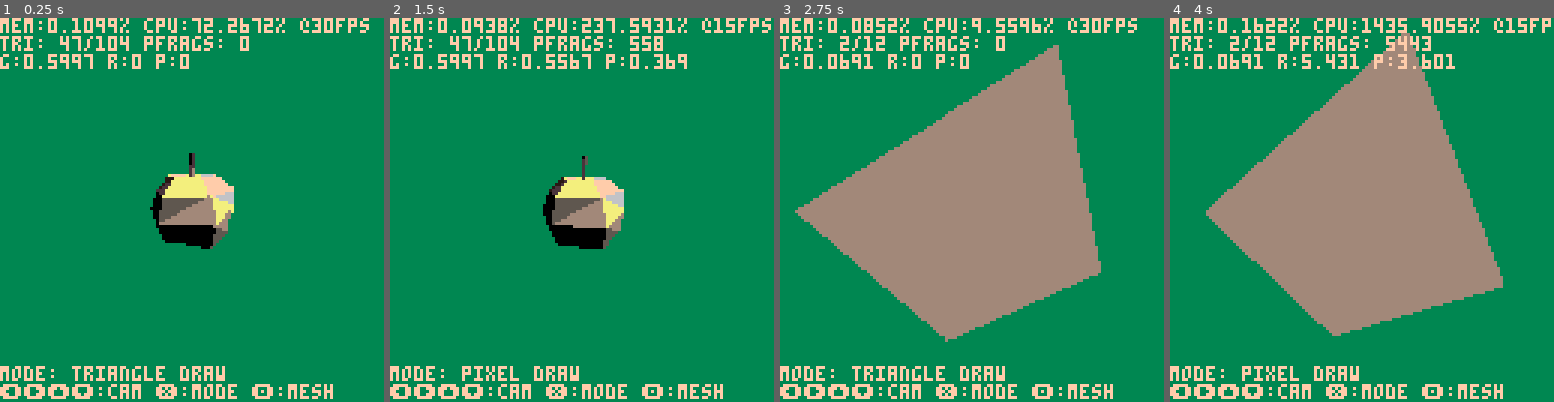
Above: before the commit, frames 1-4 (left to right).
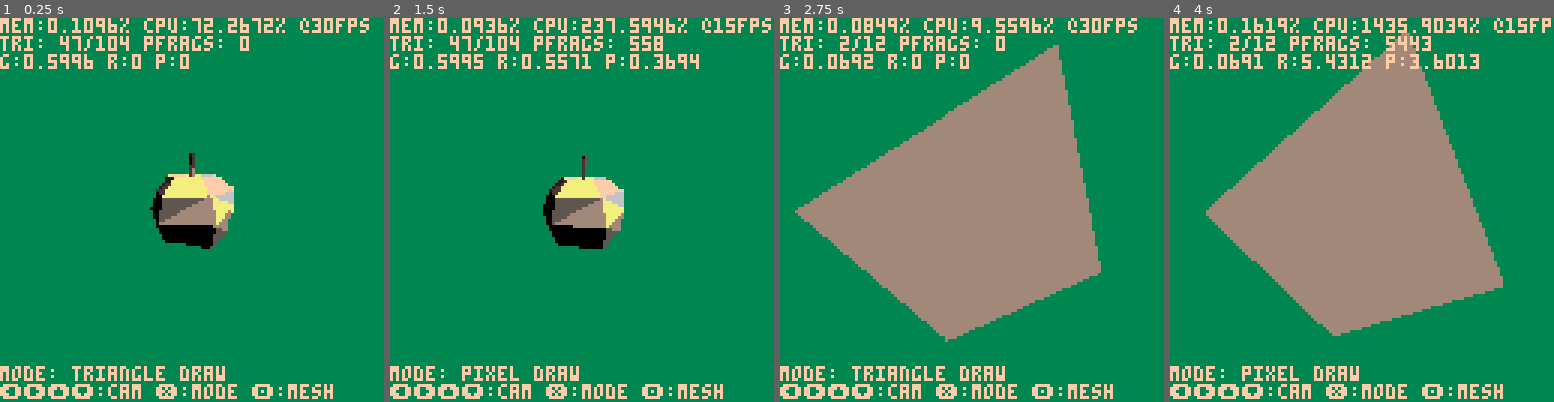
Above: after the commit, the same moments.

Repository: sthilaid/pico-8-carts
Game: PICO-8 cartridge cube.p8
The game is run twice, just before and just after one commit, with the same random seed, the same clock (stepped at 60 frames per second) and the same inputs.
Inputs:
- Up to frame 1 (0.25 s): no input
- Up to frame 2 (1.5 s): tap X (X key) at 0.33, 1.07 s; tap O (Z key) at 0.7 s
- Up to frame 3 (2.75 s): hold Right 1.6-2.1 s; tap O (Z key) at 1.7, 2.1, 2.5 s; tap X (X key) at 1.85 s; hold Up 2.15-2.42 s; hold Right from 2.47 s (still down)
- Up to frame 4 (4 s): tap O (Z key) at 2.9, 3.3, 3.7 s; tap X (X key) at 2.97 s; release Right at 3.03 s; hold Left 3.08-3.58 s; hold Down 3.63-3.97 s

The runs differ from the first frame. In frame 1, less than 0.1% of the frame differs, in the area x 21-31%, y 0-14%; in frame 2, 0.3%; in frame 3, 0.1%; in frame 4, 0.7%, in the area x 25-81%, y 0-14%.

Commit message:
renamed global variables

Diff:
--- a/cube.p8
+++ b/cube.p8
@@ -6,93 +6,90 @@
 
 -->8
 -- data and global vars
-_pal={0,128,133,5,134,6,135,15,7,3}
-white_shades={0,1,2,3,4,5,6,7,8} -- color indices for light shading from lighting 0->1
-bg_color=9
-interpolateTriangles = false
-performBackfaceCulling = true
-renderMode = 2 -- 0: pixel draw 1: wire mesh 2: triangle draw
-zbuff = {}
-triangles = {}
+g_pal={0,128,133,5,134,6,135,15,7,3}
+g_whiteShades={0,1,2,3,4,5,6,7,8} -- color indices for light shading from lighting 0->1
+g_bgcolor=9
+g_interpolateTriangles = false
+g_performBackfaceCulling = true
+g_renderMode = 2 -- 0: pixel draw 1: wire mesh 2: triangle draw
 
 -- runtime globals
-camera=false
-cube=false
-apple=false
-l1=false
-objects={}
-lights={}
-cubeRotMat=0
-screenMat = 0
-campitch=0
-camyaw=0
-camlen=3
+g_objects={}
+g_lights={}
+g_zbuff = {}
+g_triangles = {}
+g_camera=false
+g_cube=false
+g_apple=false
+g_dirLight=false
+g_cubeRotMat=0
+g_screenMat = 0
+g_campitch=0
+g_camyaw=0
+g_camlen=3
 
 -- runtime debug
-triCount = 0
-totalTriCount = 0
-pixelFragCount = 0
-updateDT=0
-renderStartDT=0
-renderEndDT=0
-geometryDT=0
-rasterDT=0
-pixelDT=0
+g_triCount = 0
+g_totalTriCount = 0
+g_pixelFragCount = 0
+g_renderStartDT=0
+g_renderEndDT=0
+g_geometryDT=0
+g_rasterDT=0
+g_pixelDT=0
 
 -------------------------------------------------------------------------------
 -->8
 -- flow
 
 function _init()
-   camera = makecam(campitch,camyaw,camlen)
-
-   cube = object(mmult(transmatrix(vpoint(0,0,0)), rotmatrix(0.1,0.1,0)), cubemesh())
-   cube.isVisible = false
-   add(objects, cube)
-
-   apple = object(rotmatrix(0.05,0.1,0), appleMesh())
-   add(objects, apple)
+   g_camera = makecam(g_campitch,g_camyaw,g_camlen)
+
+   g_cube = object(mmult(transmatrix(vpoint(0,0,0)), rotmatrix(0.1,0.1,0)), cubemesh())
+   g_cube.isVisible = false
+   add(g_objects, g_cube)
+
+   g_apple = object(rotmatrix(0.05,0.1,0), appleMesh())
+   add(g_objects, g_apple)
 
    -- room = object(mmult(transmatrix(vpoint(0,0,0)), rotmatrix(0,0,0)), roommesh())
-   -- add(objects, room)
+   -- add(g_objects, room)
    -- local rabbit = object(matrix(), rabbitMesh())
-   -- add(objects, rabbit)
-
-   l1 = dirlight(vnormalize(vdir(-0.75,1,0)), 0.0)
-   add(lights, l1)
-
-   cubeRotMat= rotmatrix(0.25/30, 0.1/30, 0.15/30)
-   screenMat = mmult(transmatrix(vpoint(64, 64, 0.5)), scalematrix(64, 64, 0.5))
+   -- add(g_objects, rabbit)
+
+   g_dirLight = dirlight(vnormalize(vdir(-0.75,1,0)), 0.0)
+   add(g_lights, g_dirLight)
+
+   g_cubeRotMat= rotmatrix(0.25/30, 0.1/30, 0.15/30)
+   g_screenMat = mmult(transmatrix(vpoint(64, 64, 0.5)), scalematrix(64, 64, 0.5))
 end
 
 function _update()
-   if (btn(⬆️)) camlen -= 0.1
-   if (btn(⬇️)) camlen += 0.1
-   if (btn(➡️)) camyaw += 0.01
-   if (btn(⬅️)) camyaw -= 0.01
-   if (btnp(🅾️)) renderMode = (renderMode+1) % 3
+   if (btn(⬆️)) g_camlen -= 0.1
+   if (btn(⬇️)) g_camlen += 0.1
+   if (btn(➡️)) g_camyaw += 0.01
+   if (btn(⬅️)) g_camyaw -= 0.01
+   if (btnp(🅾️)) g_renderMode = (g_renderMode+1) % 3
    if btnp(❎) then
-      cube.isVisible = not cube.isVisible
-      apple.isVisible = not apple.isVisible
-   end
-   camera = makecam(campitch,camyaw,camlen)
+      g_cube.isVisible = not g_cube.isVisible
+      g_apple.isVisible = not g_apple.isVisible
+   end
+   g_camera = makecam(g_campitch,g_camyaw,g_camlen)
 
    -- local translation = mgettranslation(cube.mat)
-   -- mtranslate(cube.mat, vscale(translation, -1))
-   -- cube.mat = mmult(cubeRotMat, cube.mat)
+   -- mtranslate(g_cube.mat, vscale(translation, -1))
+   -- g_cube.mat = mmult(g_cubeRotMat, cube.mat)
    -- mtranslate(cube.mat, translation)
 
-   if (shouldRotateLight) l1.dir = mapply(rotmatrix(0,0.01,0), l1.dir)
-
-   updateDT = stat(1)
+   if (shouldRotateLight) g_dirLight.dir = mapply(rotmatrix(0,0.01,0), g_dirLight.dir)
 end
 
 function _draw()
-   for i,c in pairs(_pal) do
+   for i,c in pairs(g_pal) do
       pal(i-1,c,1)
    end
-   cls(bg_color)
-   render3d(camera, objects, lights)
+   cls(g_bgcolor)
+   render3d(g_camera, g_objects, g_lights)
    dflush()
 end
 
@@ -103,19 +100,19 @@
 function dprint(str) add(debugStrs, str) end
 function dflush()
    color(15)
-   print("mem:"..(stat(0)/2048).."%".." cpu:"..((renderEndDT-renderStartDT) * 100).."% @"..stat(7).."fps")
-   print("tri: "..triCount.."/"..totalTriCount.." pfrags: "..pixelFragCount)
-   print("g:"..geometryDT.." r:"..rasterDT.." p:"..pixelDT)
+   print("mem:"..(stat(0)/2048).."%".." cpu:"..((g_renderEndDT-g_renderStartDT) * 100).."% @"..stat(7).."fps")
+   print("tri: "..g_triCount.."/"..g_totalTriCount.." pfrags: "..g_pixelFragCount)
+   print("g:"..g_geometryDT.." r:"..g_rasterDT.." p:"..g_pixelDT)
    for s in all(debugStrs) do
       print(s)
    end
    local modeStr = "triangle draw"
-   if (renderMode == 0) modeStr = "pixel draw"
-   if (renderMode == 1) modeStr = "wiremesh draw"
+   if (g_renderMode == 0) modeStr = "pixel draw"
+   if (g_renderMode == 1) modeStr = "wiremesh draw"
    print("mode: "..modeStr, 0, 116)
    print("⬅️➡️⬆️⬇️:cam ❎:mode 🅾️:mesh", 0, 122)
    debugStrs = {}
-   geometryDT, rasterDT, pixelDT, triCount, totalTriCount, pixelFragCount = 0,0,0,0,0,0
+   g_geometryDT, g_rasterDT, g_pixelDT, g_triCount, g_totalTriCount, g_pixelFragCount = 0,0,0,0,0,0
 end
 
 -->8
@@ -383,16 +380,6 @@
    add(clippedTriangles, projVertFrag)
 end
 
-function geometryScreenMapping(vfrag, screenMat)
-   local v = vpoint(vfrag.vx, vfrag.vy, vfrag.vz)
-   local screen_v = mapply(screenMat, v)
-   --dprint("v: "..vstr(v))
-   --dprint("sv: "..vstr(screen_v))
-   vfrag.vx = screen_v[1]
-   vfrag.vy = screen_v[2]
-   vfrag.vz = screen_v[3]
-end
-
 function processGeometries(cam, objects, lights)
    for l in all(lights) do
       l.campos = mapply(cam, l.pos)
@@ -402,7 +389,7 @@
       if (not obj.isVisible) goto nextobj
       local mesh = obj.mesh
       local processedVerticesCache = {}
-      local projectionMatrix = mmult(screenMat, mmult(cam, obj.mat))
+      local projectionMatrix = mmult(g_screenMat, mmult(cam, obj.mat))
       for t in all(mesh.tris) do
          local startDT = stat(1)
          local vfrags= {}
@@ -418,23 +405,23 @@
          end
 
          -- backface culling
-         if (not performBackfaceCulling) or triangleSignedArea(vfrags) < 0 then
-            triCount += 1
-            geometryDT += stat(1) - startDT
-
-            if (renderMode == 0) rasterizeTriangle(vfrags)
-            if (renderMode == 1) rasterizeTriangleToEdges(vfrags)
-            if (renderMode == 2) storeTriangle(vfrags)
+         if (not g_performBackfaceCulling) or triangleSignedArea(vfrags) < 0 then
+            g_triCount += 1
+            g_geometryDT += stat(1) - startDT
+
+            if (g_renderMode == 0) rasterizeTriangle(vfrags)
+            if (g_renderMode == 1) rasterizeTriangleToEdges(vfrags)
+            if (g_renderMode == 2) storeTriangle(vfrags)
          else
-            geometryDT += stat(1) - startDT
+            g_geometryDT += stat(1) - startDT
          end
-         totalTriCount += 1
+         g_totalTriCount += 1
       end
       ::nextobj::
    end
-   if renderMode == 2 then -- triangle draw mode
-      qsort(triangles,1,#triangles,'depth',lt)
-      for t in all(triangles) do
+   if g_renderMode == 2 then -- triangle draw mode
+      qsort(g_triangles,1,#g_triangles,'depth',lt)
+      for t in all(g_triangles) do
          drawTriangle(t)
       end
    end
@@ -515,7 +502,7 @@
          --dprint("("..x..","..y.."): "..edgeValues[1]..","..edgeValues[2]..","..edgeValues[3])
          if isInside then
             local pfrag = false
-            if interpolateTriangles then
+            if g_interpolateTriangles then
                pfrag = interpolateTri(x, y, vfrags[1], vfrags[2], vfrags[3], edgeValues)
             else
                local v = vpoint(x, y, vfrags[1].vz)
@@ -525,7 +512,7 @@
                pfrag.l1type = vfrags[1].l1type
             end
 
-            rasterDT += stat(1) - pixelStartDT
+            g_rasterDT += stat(1) - pixelStartDT
             processPixelFragment(pfrag)
          end
       end
@@ -548,29 +535,29 @@
 function buffSetValue(buf, x, y, val) buf[y*128+x] = val end
 function processPixelFragment(pfrag)
    local startDT = stat(1)
-   pixelFragCount += 1
-
-   local currentZValue = buffGetValue(zbuff, pfrag.vx, pfrag.vy)
+   g_pixelFragCount += 1
+
+   local currentZValue = buffGetValue(g_zbuff, pfrag.vx, pfrag.vy)
    if (currentZValue and pfrag.vz < currentZValue) return
-   buffSetValue(zbuff, pfrag.vx, pfrag.vy, pfrag.vz)
+   buffSetValue(g_zbuff, pfrag.vx, pfrag.vy, pfrag.vz)
 
    -- lighting
    local lightRatio = 1.0
    if pfrag.l1type == 0 then
       lightRatio = clamp(0,1,max(0,vdot(pfrag.l1dir, vdir(pfrag.nx,pfrag.ny, pfrag.nz))))
    end
-   local shadedColorIndex = min(flr(lightRatio * (#white_shades-1))+1, #white_shades)
-   local shadedColor = white_shades[shadedColorIndex]
+   local shadedColorIndex = min(flr(lightRatio * (#g_whiteShades-1))+1, #g_whiteShades)
+   local shadedColor = g_whiteShades[shadedColorIndex]
    --print(shadedColor)
 
    -- pixel render
    pset(pfrag.vx, pfrag.vy, shadedColor)
-   pixelDT += stat(1) - startDT
+   g_pixelDT += stat(1) - startDT
 end
 
 function storeTriangle(vfrags)
    vfrags.depth = max(max(vfrags[1].vz, vfrags[2].vz), vfrags[3].vz)
-   add(triangles,vfrags)
+   add(g_triangles,vfrags)
 end
 
 function drawTriangle(vfrags)
@@ -583,18 +570,18 @@
    if pfrag.l1type == 0 then
       lightRatio = clamp(0,1,max(0,vdot(pfrag.l1dir, vdir(pfrag.nx,pfrag.ny, pfrag.nz))))
    end
-   local shadedColorIndex = min(flr(lightRatio * (#white_shades-1))+1, #white_shades)
-   local shadedColor = white_shades[shadedColorIndex]
+   local shadedColorIndex = min(flr(lightRatio * (#g_whiteShades-1))+1, #g_whiteShades)
+   local shadedColor = g_whiteShades[shadedColorIndex]
 
    trifill(p1x,p1y,p2x,p2y,p3x,p3y,shadedColor)
 end
 
 function render3d(camera, objects, lights)
-   renderStartDT = stat(1)
-   zbuff, triangles = {}, {}
+   g_renderStartDT = stat(1)
+   g_zbuff, g_triangles = {}, {}
    processGeometries(camera, objects, lights)
 
-   renderEndDT = stat(1)
+   g_renderEndDT = stat(1)
 end
 
 -------------------------------------------------------------------------------
